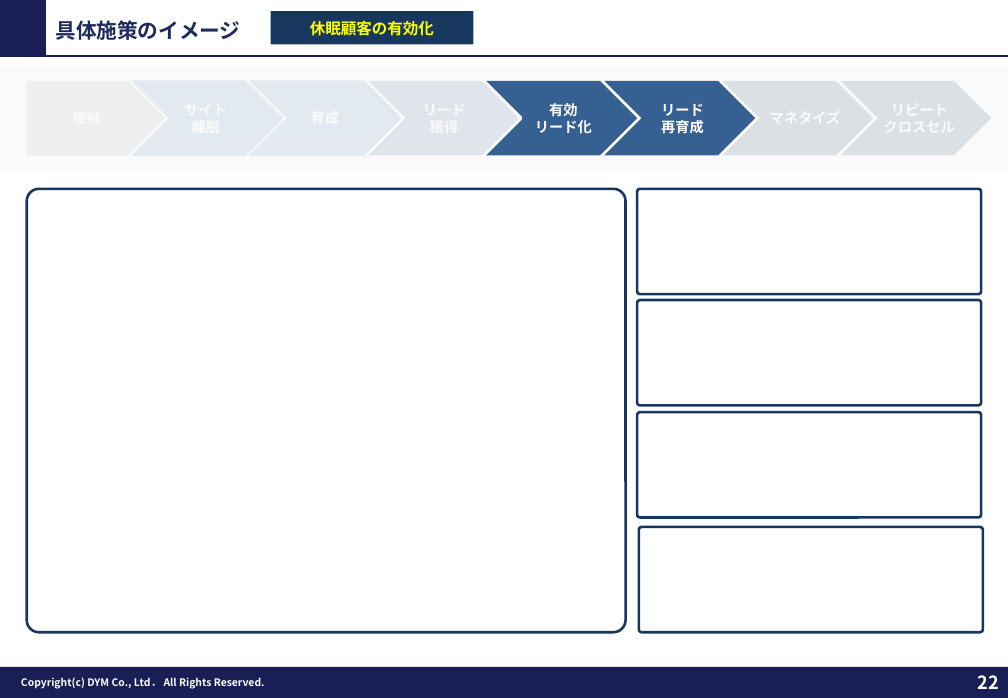
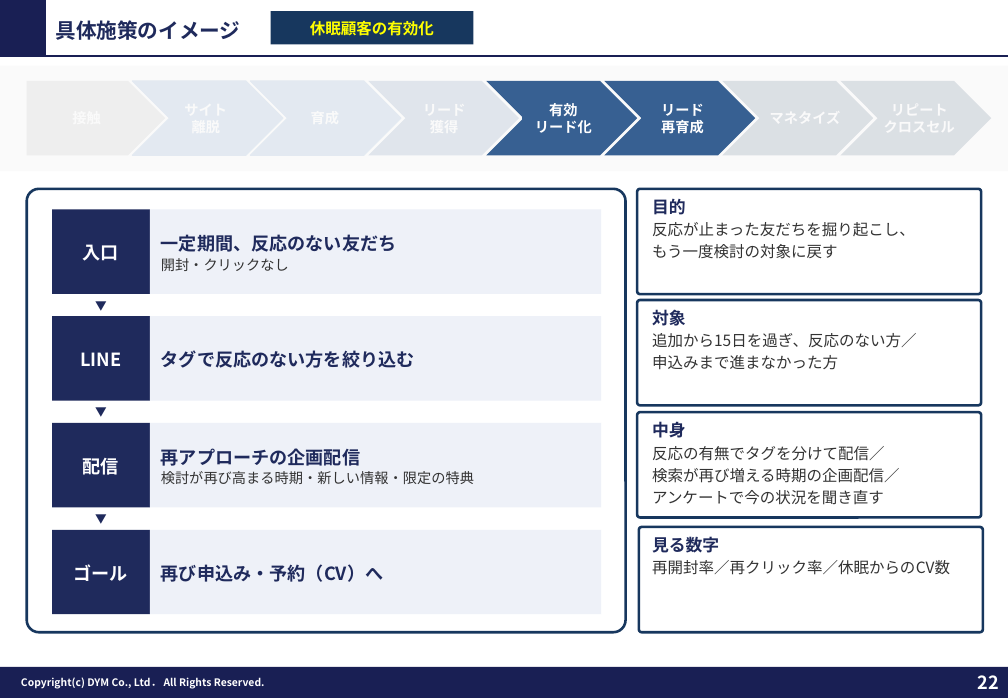
Before and after one commit to tonomura-r-dev/folder, a slide deck: slide 22 of _data/fmt/提案FMT_MAX版_20261029.pptx. Drawn at 1008x698 pixels with LibreOffice and Linux fonts; fonts in the diff are those of the drawing; background and template pictures are left out. Boxes give left, top, right and bottom in pixels: in the first picture for what was removed or moved away, otherwise in the second. Text is boxed around its words. In the diff, an @@ line names an element or a change of style, - is before the commit and + after.

```diff
--- a/_data/fmt/提案FMT_MAX版_20261029.pptx
+++ b/_data/fmt/提案FMT_MAX版_20261029.pptx
@@ rectangle added at (52,209,150,294), fill #1F2A5C, 14 pt, text #FFFFFF, bold @@
+入口
@@ rectangle added at (150,209,601,294), fill #EEF1F8, 14 pt, text #1F2A5C, bold @@
+一定期間、反応のない友だち
+開封・クリックなし
@@ text added at (652,199,915,259), 12 pt, text #333333 @@
+目的
+反応が止まった友だちを掘り起こし、
+もう一度検討の対象に戻す
@@ text added at (52,293,150,317), 9 pt, text #1F2A5C @@
+▼
@@ rectangle added at (52,316,150,401), fill #1F2A5C, 14 pt, text #FFFFFF, bold @@
+LINE
@@ rectangle added at (150,316,601,401), fill #EEF1F8, 14 pt, text #1F2A5C, bold @@
+タグで反応のない方を絞り込む
@@ text added at (652,309,916,370), 12 pt, text #333333 @@
+対象
+追加から15日を過ぎ、反応のない方／
+申込みまで進まなかった方
@@ text added at (52,399,150,423), 9 pt, text #1F2A5C @@
+▼
@@ rectangle added at (52,423,150,507), fill #1F2A5C, 14 pt, text #FFFFFF, bold @@
+配信
@@ rectangle added at (150,423,601,507), fill #EEF1F8, 11 pt, text #333333 @@
+再アプローチの企画配信
+検討が再び高まる時期・新しい情報・限定の特典
@@ text added at (652,421,899,505), 12 pt, text #333333 @@
+中身
+反応の有無でタグを分けて配信／
+検索が再び増える時期の企画配信／
+アンケートで今の状況を聞き直す
@@ text added at (52,506,150,531), 9 pt, text #1F2A5C @@
+▼
@@ rectangle added at (52,530,150,614), fill #1F2A5C, 14 pt, text #FFFFFF, bold @@
+ゴール
@@ rectangle added at (150,530,601,614), fill #EEF1F8, 14 pt, text #1F2A5C, bold @@
+再び申込み・予約（CV）へ
@@ text added at (652,536,950,575), 12 pt, text #333333 @@
+見る数字
+再開封率／再クリック率／休眠からのCV数
```
Also in this commit, not shown: 7 other slides changed, 3 other files.
